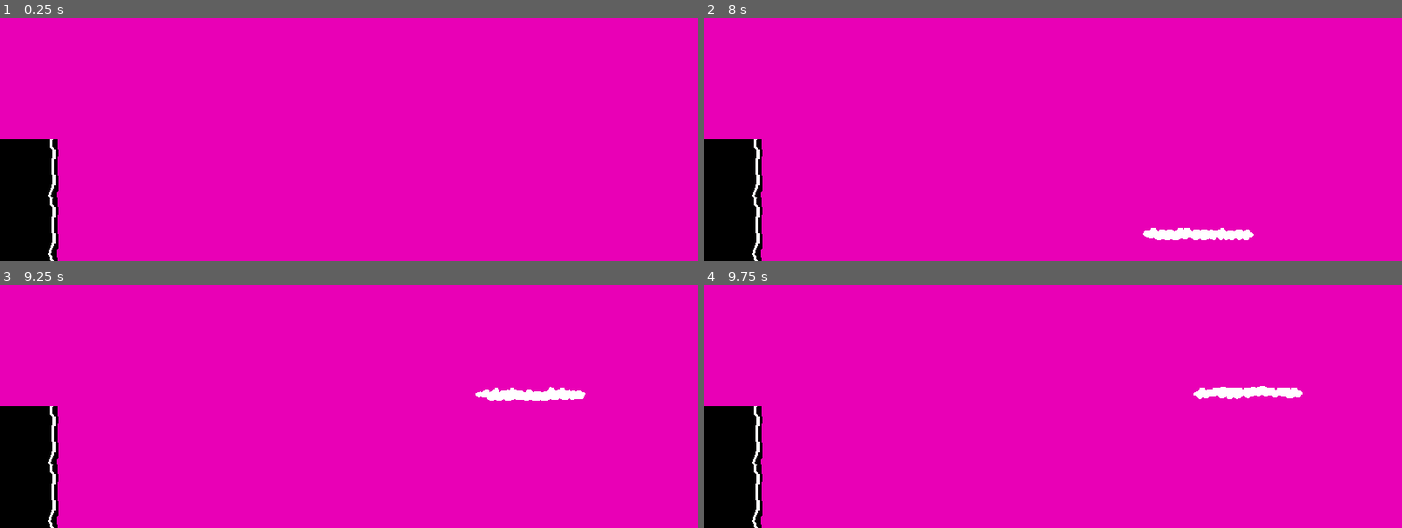
Above: before the commit, frames 1-4 (two rows, left to right).
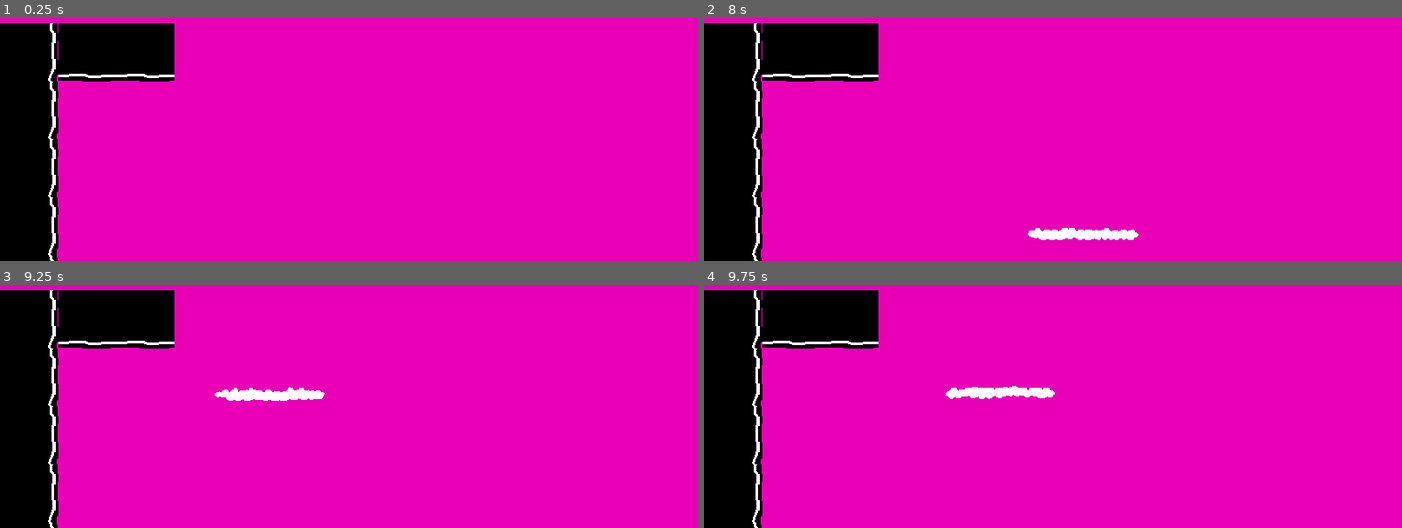
Above: after the commit, the same moments.

Repository: zombietfk/godot.games.bobs-platform-adventure
Game: Godot game, scene res://level/levels/caves/level_30.tscn
The game is run twice, just before and just after one commit, with the same random seed, the same clock (stepped at 60 frames per second) and the same inputs. This scene is started directly instead of the project's main scene.
Inputs:
- Up to frame 1 (0.25 s): no input
- Up to frame 2 (8 s): tap Enter (interaction) at 0.5, 2, 2.85, 3.5, 6.6 s; hold Space (jump) 0.53-1.28 s; hold Right (move_right) 0.53-2.03 s; tap Down (aim_down) at 1.35 s; tap Space (jump) at 1.52, 1.55, 1.82, 2.3, 2.75, 3.02, 3.05, 3.32, 3.77, 3.8, 4.07, 4.25, 4.35, 4.52, 4.82, 5.3, 6.02, 6.05, 6.32, 7.52, 7.55, 7.82 s; hold Left (move_left) 2.03-2.78 s; hold Up (aim_up) 2.03-2.78 s; hold Right (move_right) 2.78-4.28 s; hold H 3.53-4.28 s; hold Left (move_left) 4.28-5.03 s; hold Right (move_right) 5.03-5.78 s; hold Down (aim_down) 5.03-5.78 s; hold Left (move_left) 5.78-7.28 s; tap Up (aim_up) at 5.85 s; hold Space (jump) 6.53-7.28 s; hold Right (move_right) from 7.28 s (still down); tap H at 7.35 s
- Up to frame 3 (9.25 s): keep holding Right (move_right); hold Space (jump) 8.03-8.78 s; tap Down (aim_down) at 8.85 s; tap Space (jump) at 9.02, 9.05 s
- Up to frame 4 (9.75 s): tap Space (jump) at 9.32 s; release Right (move_right) at 9.53 s; hold Left (move_left) from 9.53 s (still down); hold Up (aim_up) from 9.53 s (still down)

The runs differ from the first frame. In frame 1, 7.9% of the frame differs, in the area x 0-25%, y 2-50%; in frame 2, 9.1%; in frame 3, 9.1%, in the area x 0-84%, y 2-50%; in frame 4, 9.1%.
Error in both runs: Invalid access to property or key 'player' on a base object of type 'Nil'. (res://level/level.gd:25)

Commit message:
Added the remaining states and logic for bear boss fight

Diff:
--- a/enemies/bosses/bear/bear.gd
+++ b/enemies/bosses/bear/bear.gd
@@ -1,7 +1,11 @@
 class_name Bear;
 extends CharacterBody2D;
 
+var is_beehived = false;
 var _knockback_strength = 600;
+
+@warning_ignore("unused_signal")
+signal on_hit_by_beehive();
 
 func _physics_process(_delta: float) -> void:
 	move_and_slide()
--- a/enemies/bosses/bear/bear.tscn
+++ b/enemies/bosses/bear/bear.tscn
@@ -6,6 +6,24 @@
 [ext_resource type="Script" uid="uid://reud4gw014r" path="res://enemies/bosses/bear/state_machine/states/idle_bear_state.gd" id="3_wk4eq"]
 [ext_resource type="Script" uid="uid://cb0piri4pxpp5" path="res://enemies/bosses/bear/state_machine/states/stage_one_bear_state.gd" id="4_5wfqs"]
 [ext_resource type="Script" uid="uid://dl3ymyiitrik3" path="res://enemies/bosses/bear/state_machine/states/stage_two_bear_state.gd" id="5_gdq1p"]
+[ext_resource type="PackedScene" uid="uid://0foley1yyksl" path="res://enemies/bosses/bear/beehive.tscn" id="6_fv0hc"]
+[ext_resource type="Script" uid="uid://bas42nixfc8ky" path="res://enemies/bosses/bear/state_machine/states/stage_three_bear_state.gd" id="7_1x621"]
+
+[sub_resource type="AtlasTexture" id="AtlasTexture_1x621"]
+atlas = ExtResource("3_5wfqs")
+region = Rect2(0, 384, 128, 128)
+
+[sub_resource type="AtlasTexture" id="AtlasTexture_mvxgs"]
+atlas = ExtResource("3_5wfqs")
+region = Rect2(128, 384, 128, 128)
+
+[sub_resource type="AtlasTexture" id="AtlasTexture_f5bll"]
+atlas = ExtResource("3_5wfqs")
+region = Rect2(256, 384, 128, 128)
+
+[sub_resource type="AtlasTexture" id="AtlasTexture_pcpk8"]
+atlas = ExtResource("3_5wfqs")
+region = Rect2(384, 384, 128, 128)
 
 [sub_resource type="AtlasTexture" id="AtlasTexture_sndsq"]
 atlas = ExtResource("3_5wfqs")
@@ -53,6 +71,29 @@
 
 [sub_resource type="SpriteFrames" id="SpriteFrames_6yvwj"]
 animations = [{
+"frames": [{
+"duration": 1.0,
+"texture": SubResource("AtlasTexture_1x621")
+}, {
+"duration": 1.0,
+"texture": SubResource("AtlasTexture_mvxgs")
+}, {
+"duration": 1.0,
+"texture": SubResource("AtlasTexture_f5bll")
+}, {
+"duration": 1.0,
+"texture": SubResource("AtlasTexture_pcpk8")
+}, {
+"duration": 1.0,
+"texture": SubResource("AtlasTexture_f5bll")
+}, {
+"duration": 1.0,
+"texture": SubResource("AtlasTexture_mvxgs")
+}],
+"loop": true,
+"name": &"beehived",
+"speed": 5.0
+}, {
 "frames": [{
 "duration": 1.0,
 "texture": SubResource("AtlasTexture_sndsq")
@@ -133,18 +174,23 @@
 
 [node name="Stage2State" type="Node" parent="StateMachine" node_paths=PackedStringArray("animated_sprite", "bear")]
 script = ExtResource("5_gdq1p")
-animated_sprite = NodePath("../../AnimatedSprite2D")
-bear = NodePath("../..")
-
-[node name="Stage3State" type="Node" parent="StateMachine"]
-
-[node name="Stage4State" type="Node" parent="StateMachine"]
+beehive_scene = ExtResource("6_fv0hc")
+animated_sprite = NodePath("../../AnimatedSprite2D")
+bear = NodePath("../..")
+
+[node name="Stage3State" type="Node" parent="StateMachine" node_paths=PackedStringArray("wallcheck_raycast", "animated_sprite", "bear")]
+script = ExtResource("7_1x621")
+wallcheck_raycast = NodePath("../../WallcheckRayCast2D")
+animated_sprite = NodePath("../../AnimatedSprite2D")
+bear = NodePath("../..")
 
 [node name="AnimatedSprite2D" type="AnimatedSprite2D" parent="."]
 position = Vector2(-8, 16)
 sprite_frames = SubResource("SpriteFrames_6yvwj")
-animation = &"running"
+animation = &"beehived"
 autoplay = "idle"
+frame = 3
+frame_progress = 0.59411687
 
 [node name="CollisionShape2D" type="CollisionShape2D" parent="."]
 position = Vector2(0, 8)
--- /dev/null
+++ b/enemies/bosses/bear/bee.gd
@@ -0,0 +1,45 @@
+class_name Bee;
+extends AbstractEnemy;
+
+@export var change_direction_time: float = 2.0;
+@export var travel_speed: float = 175;
+var _travel_direction: Vector2;
+var _brownian_variance: Vector2 = Vector2(0.01, 0.01);
+var _has_stung = false;
+
+func _ready() -> void:
+	_travel_direction = (
+		Main.instance.player.global_position - global_position
+	).normalized();
+
+# Called every frame. 'delta' is the elapsed time since the previous frame.
+func _process(delta: float) -> void:
+	var bee_to_player_vector = (
+		Main.instance.player.global_position - global_position
+	);
+	_travel_direction = lerp(
+		_travel_direction,
+		bee_to_player_vector.normalized(),
+		delta / change_direction_time,
+	) + Vector2(randf_range(
+		-_brownian_variance.x, _brownian_variance.x
+	), randf_range(
+		-_brownian_variance.y, _brownian_variance.y
+	));
+
+func _physics_process(delta: float) -> void:
+	if _has_stung:
+		rotation_degrees += 90 * delta;
+		velocity += get_gravity() * delta;
+	else:
+		velocity = _travel_direction * travel_speed;
+	move_and_slide();
+
+func _free_after_x_seconds(x: float)->void:
+	await get_tree().create_timer(x).timeout;
+	queue_free();
+
+func _on_player_enter_bee_attack_area(body: Node2D)->void:
+	if body is Player and !_has_stung:
+		body.damage(1, Vector2.ZERO, Vector2.ZERO, 0);
+		_has_stung = true;
--- /dev/null
+++ b/enemies/bosses/bear/bee.tscn
@@ -0,0 +1,41 @@
+[gd_scene load_steps=6 format=3 uid="uid://cgh3te1rg0qr2"]
+
+[ext_resource type="Texture2D" uid="uid://cwd4ddl4d4oy3" path="res://enemies/bosses/bear/bee_sprite.png" id="1_k25c4"]
+[ext_resource type="Script" uid="uid://cn7dm4lcticbi" path="res://enemies/bosses/bear/bee.gd" id="1_uk8xb"]
+
+[sub_resource type="CircleShape2D" id="CircleShape2D_a0nqb"]
+radius = 6.0
+
+[sub_resource type="AtlasTexture" id="AtlasTexture_wqvuy"]
+atlas = ExtResource("1_k25c4")
+region = Rect2(8, 8, 16, 16)
+
+[sub_resource type="SpriteFrames" id="SpriteFrames_35i14"]
+animations = [{
+"frames": [{
+"duration": 1.0,
+"texture": SubResource("AtlasTexture_wqvuy")
+}],
+"loop": true,
+"name": &"default",
+"speed": 5.0
+}]
+
+[node name="Bee" type="CharacterBody2D"]
+collision_layer = 0
+collision_mask = 0
+script = ExtResource("1_uk8xb")
+
+[node name="CollisionShape2D" type="CollisionShape2D" parent="."]
+shape = SubResource("CircleShape2D_a0nqb")
+
+[node name="AnimatedSprite2D" type="AnimatedSprite2D" parent="."]
+position = Vector2(-1, -1)
+sprite_frames = SubResource("SpriteFrames_35i14")
+
+[node name="Area2D" type="Area2D" parent="."]
+
+[node name="CollisionShape2D2" type="CollisionShape2D" parent="Area2D"]
+shape = SubResource("CircleShape2D_a0nqb")
+
+[connection signal="body_entered" from="Area2D" to="." method="_on_player_enter_bee_attack_area"]
--- /dev/null
+++ b/enemies/bosses/bear/beehive.gd
@@ -0,0 +1,58 @@
+class_name Beehive;
+extends CharacterBody2D
+
+@export var is_falling: bool = false;
+@export var falling_rotation_speed = 180;
+@export var spawn_bee_every_x_seconds: float = 5;
+@export var max_spawn_bees: int = 3;
+@export var bee_scene: PackedScene;
+var _bees_spawned = 0;
+var _c_spawn_bee_timer = 0;
+var _is_being_destroyed = false;
+
+signal on_destroy();
+
+func _ready() -> void:
+	pass;
+
+func _on_player_enter_area2D(body: Node2D) -> void:
+	if !is_falling and body is Player:
+		is_falling = true;
+
+func _on_boss_bear_area_enter(body: Node2D) -> void:
+	if is_falling and body is Bear:
+		body.on_hit_by_beehive.emit();
+		queue_free();
+
+func _process(delta: float) -> void:
+	_c_spawn_bee_timer += delta;
+	if _c_spawn_bee_timer > spawn_bee_every_x_seconds and _bees_spawned < max_spawn_bees:
+		_c_spawn_bee_timer = 0;
+		var bee: Bee = bee_scene.instantiate();
+		on_destroy.connect(bee.gib_and_kill);
+		bee.on_death.connect(_reduce_bees_spawned_counter);
+		bee.global_position = global_position;
+		Main.instance.level_instance.add_child(bee);
+		_bees_spawned += 1;
+	if is_falling and is_on_floor():
+		is_falling = false;
+		_free_after_x_seconds(2.0);
+
+func _physics_process(delta: float) -> void:
+	if is_falling:
+		velocity += get_gravity() * 0.1 * delta;
+		rotation_degrees += falling_rotation_speed * delta;
+	move_and_slide()
+
+func _reduce_bees_spawned_counter()->void:
+	_bees_spawned -= 1;
+
+func _free_after_x_seconds(x: float)->void:
+	if _is_being_destroyed:
+		return;
+	_is_being_destroyed = true;
+	falling_rotation_speed = 0;
+	modulate = Color(1.0,1.0,1.0,0.5);
+	await get_tree().create_timer(x).timeout;
+	on_destroy.emit();
+	queue_free();
--- /dev/null
+++ b/enemies/bosses/bear/beehive.tscn
@@ -0,0 +1,108 @@
+[gd_scene load_steps=12 format=3 uid="uid://0foley1yyksl"]
+
+[ext_resource type="Script" uid="uid://bhgfkv22i54w5" path="res://enemies/bosses/bear/beehive.gd" id="1_0pror"]
+[ext_resource type="Texture2D" uid="uid://cmd2ax2r42536" path="res://enemies/bosses/bear/beehive_spritesheet.png" id="1_nowwx"]
+[ext_resource type="PackedScene" uid="uid://cgh3te1rg0qr2" path="res://enemies/bosses/bear/bee.tscn" id="2_0dlvn"]
+
+[sub_resource type="AtlasTexture" id="AtlasTexture_6yvwj"]
+atlas = ExtResource("1_nowwx")
+region = Rect2(0, 0, 32, 48)
+
+[sub_resource type="AtlasTexture" id="AtlasTexture_a0nqb"]
+atlas = ExtResource("1_nowwx")
+region = Rect2(32, 0, 32, 48)
+
+[sub_resource type="AtlasTexture" id="AtlasTexture_1i6tr"]
+atlas = ExtResource("1_nowwx")
+region = Rect2(64, 0, 32, 48)
+
+[sub_resource type="SpriteFrames" id="SpriteFrames_wqvuy"]
+animations = [{
+"frames": [{
+"duration": 1.0,
+"texture": SubResource("AtlasTexture_6yvwj")
+}, {
+"duration": 1.0,
+"texture": SubResource("AtlasTexture_a0nqb")
+}, {
+"duration": 1.0,
+"texture": SubResource("AtlasTexture_1i6tr")
+}],
+"loop": true,
+"name": &"default",
+"speed": 5.0
+}]
+
+[sub_resource type="CircleShape2D" id="CircleShape2D_35i14"]
+radius = 14.0
+
+[sub_resource type="Animation" id="Animation_0pror"]
+resource_name = "sway"
+length = 5.0
+loop_mode = 1
+tracks/0/type = "value"
+tracks/0/imported = false
+tracks/0/enabled = true
+tracks/0/path = NodePath("AnimatedSprite2D:rotation")
+tracks/0/interp = 1
+tracks/0/loop_wrap = true
+tracks/0/keys = {
+"times": PackedFloat32Array(0, 0.1, 0.2, 0.3, 0.43333334, 0.56666666, 0.7, 0.9, 1.1, 1.3333334),
+"transitions": PackedFloat32Array(1, 1, 1, 1, 1, 1, 1, 1, 1, 1),
+"update": 0,
+"values": [0.0, -0.2617993877991494, 0.2617993877991494, -0.2617993877991494, 0.2617993877991494, -0.2617993877991494, 0.2617993877991494, -0.2617993877991494, 0.2617993877991494, 0.0]
+}
+
+[sub_resource type="Animation" id="Animation_0dlvn"]
+length = 0.001
+tracks/0/type = "value"
+tracks/0/imported = false
+tracks/0/enabled = true
+tracks/0/path = NodePath("AnimatedSprite2D:rotation")
+tracks/0/interp = 1
+tracks/0/loop_wrap = true
+tracks/0/keys = {
+"times": PackedFloat32Array(0),
+"transitions": PackedFloat32Array(1),
+"update": 0,
+"values": [0.0]
+}
+
+[sub_resource type="AnimationLibrary" id="AnimationLibrary_0dlvn"]
+_data = {
+&"RESET": SubResource("Animation_0dlvn"),
+&"sway": SubResource("Animation_0pror")
+}
+
+[node name="Beehive" type="CharacterBody2D"]
+z_index = -1
+collision_layer = 0
+collision_mask = 64
+script = ExtResource("1_0pror")
+bee_scene = ExtResource("2_0dlvn")
+
+[node name="AnimatedSprite2D" type="AnimatedSprite2D" parent="."]
+sprite_frames = SubResource("SpriteFrames_wqvuy")
+autoplay = "default"
+frame_progress = 0.19771004
+
+[node name="CollisionShape2D" type="CollisionShape2D" parent="."]
+position = Vector2(0, 7)
+shape = SubResource("CircleShape2D_35i14")
+
+[node name="Area2D" type="Area2D" parent="."]
+collision_layer = 0
+collision_mask = 3
+
+[node name="CollisionShape2D" type="CollisionShape2D" parent="Area2D"]
+position = Vector2(0, 7)
+shape = SubResource("CircleShape2D_35i14")
+
+[node name="AnimationPlayer" type="AnimationPlayer" parent="."]
+libraries = {
+&"": SubResource("AnimationLibrary_0dlvn")
+}
+autoplay = "sway"
+
+[connection signal="body_entered" from="Area2D" to="." method="_on_player_enter_area2D"]
+[connection signal="body_entered" from="Area2D" to="." method="_on_boss_bear_area_enter"]
--- /dev/null
+++ b/enemies/bosses/bear/beehive_on_track.tscn
@@ -0,0 +1,24 @@
+[gd_scene load_steps=4 format=3 uid="uid://1imiby0dqakp"]
+
+[ext_resource type="PackedScene" uid="uid://0foley1yyksl" path="res://enemies/bosses/bear/beehive.tscn" id="1_tx05l"]
+[ext_resource type="Script" uid="uid://cwv6f5eaqt8it" path="res://objects/abstract/follow_path_cyclical/follow_path.gd" id="2_cvpbl"]
+
+[sub_resource type="Curve2D" id="Curve2D_6cyqf"]
+_data = {
+"points": PackedVector2Array(0, 0, 0, 0, 0, 0, 0, 0, 0, 0, 0, 48)
+}
+point_count = 2
+
+[node name="BeehiveOnTrack" type="Node2D"]
+
+[node name="Path2DLinear" type="Path2D" parent="."]
+curve = SubResource("Curve2D_6cyqf")
+script = ExtResource("2_cvpbl")
+speed = 25.0
+metadata/_custom_type_script = "uid://cwv6f5eaqt8it"
+
+[node name="PathFollow2D" type="PathFollow2D" parent="Path2DLinear"]
+rotates = false
+loop = false
+
+[node name="Beehive" parent="Path2DLinear/PathFollow2D" instance=ExtResource("1_tx05l")]
--- /dev/null
+++ b/enemies/bosses/bear/state_machine/states/abstract_running_around_bear_state.gd
@@ -0,0 +1,57 @@
+@abstract
+class_name AbstractRunningAroundBearState;
+extends AbstractBearState;
+
+@export var wallcheck_raycast: RayCast2D;
+@export var move_acceleration_sqr = 0.01;
+@export var jump_timer_range: Vector2 = Vector2(0.6, 1.2);
+var _move_acceleration = 0.1;
+var _direction: int = 1;
+var _is_running = false;
+var _wait_time_before_run: float = 1.0;
+var _running_impetus: Vector2;
+var _jump_impetus: Vector2;
+var _jump_strength: float = -2700;
+var _max_running_impetus: Vector2 = Vector2(400, 0);
+
+func enter(_from: AbstractState)->void:
+	animated_sprite.animation = "forward";
+	_wait_then_run();
+
+func exit(_to: AbstractState)->void:
+	animated_sprite.animation = "forward";
+
+func process(_delta: float)->void:
+	if wallcheck_raycast.is_colliding() and _is_running:
+		_change_direction();
+		_wait_then_run();
+
+func physics_process(delta: float)->void:
+	if _is_running:
+		_move_acceleration += move_acceleration_sqr;
+		_running_impetus += _direction * _move_acceleration * Vector2.RIGHT;
+		_running_impetus = _running_impetus.clamp(
+			-_max_running_impetus,
+			_max_running_impetus
+		);
+	else:
+		_running_impetus = Vector2.ZERO;
+	bear.velocity = _jump_impetus + _running_impetus + bear.get_gravity();
+	_jump_impetus = _jump_impetus * (1 - delta);
+
+func _change_direction()->void:
+	bear.scale.x = -bear.scale.x;
+	_direction = -_direction;
+
+func _wait_then_run()->void:
+	_move_acceleration = move_acceleration_sqr;
+	animated_sprite.animation = "idle";
+	_is_running = false;
+	await get_tree().create_timer(_wait_time_before_run).timeout;
+	animated_sprite.animation = "running";
+	_is_running = true;
+	await _jump_after(randf_range(jump_timer_range.x, jump_timer_range.y));
+
+func _jump_after(t: float)->void:
+	await get_tree().create_timer(t).timeout;
+	_jump_impetus.y = _jump_strength;
--- a/enemies/bosses/bear/state_machine/states/stage_one_bear_state.gd
+++ b/enemies/bosses/bear/state_machine/states/stage_one_bear_state.gd
@@ -1,26 +1,8 @@
-class_name StateOneBearState;
-extends AbstractBearState;
+class_name StageOneBearState;
+extends AbstractRunningAroundBearState;
 
-@export var wallcheck_raycast: RayCast2D;
-@export var move_acceleration_sqr = 0.01;
-@export var jump_timer_range: Vector2 = Vector2(0.6, 1.2);
-var _move_acceleration = 0.1;
-var _direction: int = 1;
-var _is_running = false;
-var _wait_time_before_run: float = 1.0;
-var _running_impetus: Vector2;
-var _jump_impetus: Vector2;
-var _jump_strength: float = -2700;
-var _max_running_impetus: Vector2 = Vector2(400, 0);
 var _passes_to_make = 1;
 var _passes_made = 0;
-
-func enter(_from: AbstractState)->void:
-	animated_sprite.animation = "forward";
-	_wait_then_run();
-
-func exit(_to: AbstractState)->void:
-	animated_sprite.animation = "forward";
 
 func process(_delta: float)->void:
 	if wallcheck_raycast.is_colliding() and _is_running:
@@ -29,33 +11,3 @@
 			transition.emit("Stage2State");
 		_change_direction();
 		_wait_then_run();
-
-func physics_process(delta: float)->void:
-	if _is_running:
-		_move_acceleration += move_acceleration_sqr;
-		_running_impetus += _direction * _move_acceleration * Vector2.RIGHT;
-		_running_impetus = _running_impetus.clamp(
-			-_max_running_impetus,
-			_max_running_impetus
-		);
-	else:
-		_running_impetus = Vector2.ZERO;
-	bear.velocity = _jump_impetus + _running_impetus + bear.get_gravity();
-	_jump_impetus = _jump_impetus * (1 - delta);
-
-func _change_direction()->void:
-	bear.scale.x = -bear.scale.x;
-	_direction = -_direction;
-
-func _wait_then_run()->void:
-	_move_acceleration = move_acceleration_sqr;
-	animated_sprite.animation = "idle";
-	_is_running = false;
-	await get_tree().create_timer(_wait_time_before_run).timeout;
-	animated_sprite.animation = "running";
-	_is_running = true;
-	await _jump_after(randf_range(jump_timer_range.x, jump_timer_range.y));
-
-func _jump_after(t: float)->void:
-	await get_tree().create_timer(t).timeout;
-	_jump_impetus.y = _jump_strength;
--- /dev/null
+++ b/enemies/bosses/bear/state_machine/states/stage_three_bear_state.gd
@@ -0,0 +1,41 @@
+class_name StageThreeBearState;
+extends AbstractRunningAroundBearState;
+
+@export var beehived_move_speed: float = 450.0;
+@export var rage_duration = 10;
+@export var cloud_platform: CloudPlatform;
+var _c_rage_duration = 0;
+
+func _ready()->void:
+	_max_running_impetus = Vector2(200, 0);
+
+func enter(from: AbstractState)->void:
+	super.enter(from);
+	bear.on_hit_by_beehive.connect(_hit_by_beehive);
+
+func exit(to: AbstractState)->void:
+	super.exit(to);
+	bear.on_hit_by_beehive.disconnect(_hit_by_beehive);
+
+func process(delta: float)->void:
+	if !bear.is_beehived:
+		super.process(delta);
+	elif bear.is_beehived:
+		_c_rage_duration += delta;
+		if _c_rage_duration > rage_duration:
+			_c_rage_duration = 0;
+			bear.is_beehived = false;
+			transition.emit("Stage1State");
+		if wallcheck_raycast.is_colliding() and _is_running:
+			_change_direction();
+
+func physics_process(delta: float)->void:
+	if !bear.is_beehived:
+		super.physics_process(delta);
+	else:
+		bear.velocity = _direction * beehived_move_speed * Vector2.RIGHT;
+
+func _hit_by_beehive()->void:
+	cloud_platform.disable();
+	bear.is_beehived = true;
+	animated_sprite.animation = "beehived";
--- a/enemies/bosses/bear/state_machine/states/stage_two_bear_state.gd
+++ b/enemies/bosses/bear/state_machine/states/stage_two_bear_state.gd
@@ -1,25 +1,37 @@
-class_name StateTwoBearState;
+class_name StageTwoBearState;
 extends AbstractBearState;
 
 @export var middle_stage_marker: Marker2D;
 @export var time: float = 2.0;
 @export var cloud_platform: CloudPlatform;
+@export var beehive_scene: PackedScene;
+@export var beehive_spawn_points: Array[Marker2D];
+var _already_used_spawn_point: Array[Marker2D];
 var _move_speed = 75;
 var _min_distance_to_marker = 8;
-var _jump_strength = -2500;
+var _jump_strength = -600;
+var _jump_count = 0;
+var _c_time = 0;
 
 func enter(_from: AbstractState)->void:
 	cloud_platform.enable();
 	animated_sprite.animation = "running";
+	_already_used_spawn_point.clear();
+	_jump_count = 0;
+	_c_time = 0;
 
 func exit(_to: AbstractState)->void:
 	pass;
 
-func process(_delta: float)->void:
-	pass;
+func process(delta: float)->void:
+	var x_distance_to_marker = middle_stage_marker.global_position.x - bear.global_position.x;
+	if abs(x_distance_to_marker) < _min_distance_to_marker:
+		_c_time += delta;
+	if _c_time > time and bear.is_on_floor():
+		animated_sprite.animation = "idle";
+		transition.emit("Stage3State");
 
 func physics_process(delta: float)->void:
-	#print(bear.velocity);
 	var x_distance_to_marker = middle_stage_marker.global_position.x - bear.global_position.x;
 	if abs(x_distance_to_marker) > _min_distance_to_marker:
 		animated_sprite.animation = "running";
@@ -31,12 +43,20 @@
 		bear.global_position.x = middle_stage_marker.global_position.x;
 		animated_sprite.animation = "forward";
 		if bear.is_on_floor():
-			print(bear.velocity);
-			bear.velocity.y = -500;
-			print('Bear Jump');
-			_summon_beehive();
+			if _jump_count == 1:
+				_summon_beehive();
+			bear.velocity.y = _jump_strength;
+			_jump_count += 1;
 	bear.velocity += bear.get_gravity() * delta;
 
 func _summon_beehive()->void:
-	print('Summon Beehive')
-	pass;
+	if !bear.is_beehived:
+		var pathed_beehive: Node2D = beehive_scene.instantiate();
+		var spawn_point = beehive_spawn_points.pick_random();
+		while _already_used_spawn_point.has(spawn_point):
+			spawn_point = beehive_spawn_points.pick_random();
+		_already_used_spawn_point.append(spawn_point);
+		pathed_beehive.global_position = beehive_spawn_points.pick_random().global_position;
+		Main.instance.level_instance.add_child(pathed_beehive);
+		var beehive: Beehive = pathed_beehive.find_child("Beehive");
+		beehive.on_destroy.connect(_summon_beehive);
--- a/level/levels/caves/level_30.tscn
+++ b/level/levels/caves/level_30.tscn
@@ -1,10 +1,11 @@
-[gd_scene load_steps=9 format=4 uid="uid://biqdhyqxc8ik4"]
+[gd_scene load_steps=10 format=4 uid="uid://biqdhyqxc8ik4"]
 
 [ext_resource type="Script" uid="uid://qkyrpvk420dw" path="res://level/level.gd" id="1_6yvwj"]
 [ext_resource type="TileSet" uid="uid://c5nfl1oinj88m" path="res://level/level_tileset.tres" id="2_a0nqb"]
 [ext_resource type="TileSet" uid="uid://dpa3di8xng37r" path="res://level/level_tileset_mini.tres" id="3_1i6tr"]
 [ext_resource type="PackedScene" uid="uid://bxjr0uwo0iqbk" path="res://objects/abstract/teleport_to_level_zone/teleport_to_level_zone.tscn" id="4_wqvuy"]
 [ext_resource type="PackedScene" uid="uid://cnpqchhe7urre" path="res://enemies/bosses/bear/bear.tscn" id="5_sndsq"]
+[ext_resource type="PackedScene" uid="uid://1imiby0dqakp" path="res://enemies/bosses/bear/beehive_on_track.tscn" id="6_6yvwj"]
 [ext_resource type="Script" uid="uid://cun18auwrqa22" path="res://objects/abstract/follow_path_cyclical/follow_path_cyclical.gd" id="6_i0nrg"]
 [ext_resource type="PackedScene" uid="uid://b2lfscx2oorkx" path="res://level/platforms/cloud/cloud_platform.tscn" id="7_uv71f"]
 
@@ -16,7 +17,7 @@
 
 [node name="Level_30" type="Node2D" node_paths=PackedStringArray("spawn_locations")]
 script = ExtResource("1_6yvwj")
-level_binding_box = Rect2(0, 384, 1024, 768)
+level_binding_box = Rect2(0, 256, 1024, 768)
 spawn_locations = [NodePath("EntrySpawnPoint"), NodePath("ReturnSpawnPoint")]
 
 [node name="EntrySpawnPoint" type="Marker2D" parent="."]
@@ -38,7 +39,7 @@
 
 [node name="Level" type="TileMapLayer" parent="."]
 position = Vector2(0, -192)
-tile_map_data = PackedByteArray("AAAAAAkAAgADAAIAAAAAAAoAAgA …(320 unchanged characters)… FAAQAAAANAAwAAgAFAAMAAAANAA0AAgAFAAQAAAA=")
+tile_map_data = PackedByteArray("AAAAAAkAAgADAAIAAAAAAAoAAgA …(320 unchanged characters)… FAAQAAAANAAwAAgAFAAMAAAANAA0AAgAFAAQAAAAAAAcAAgADAAIAAAAAAAgAAgADAAIAAAAPAAcAAgABAAIAAAAPAAgAAgABAAIAAAABAAcAAgACAAMAAAACAAcAAgACAAMAAAANAAcAAgACAAMAAAAOAAcAAgACAAMAAAA=")
 tile_set = ExtResource("2_a0nqb")
 
 [node name="MiniLevel" type="TileMapLayer" parent="Level"]
@@ -47,8 +48,13 @@
 [node name="Bear" parent="." instance=ExtResource("5_sndsq")]
 position = Vector2(512, 640)
 
-[node name="Stage2State" parent="Bear/StateMachine" index="2" node_paths=PackedStringArray("middle_stage_marker", "cloud_platform")]
+[node name="Stage2State" parent="Bear/StateMachine" index="2" node_paths=PackedStringArray("middle_stage_marker", "cloud_platform", "beehive_spawn_points")]
 middle_stage_marker = NodePath("../../../Marker2D")
+cloud_platform = NodePath("../../../Path2D/PathFollow2D/CloudPlatform")
+beehive_scene = ExtResource("6_6yvwj")
+beehive_spawn_points = [NodePath("../../../BeehiveSpawnPoints/Marker2D2"), NodePath("../../../BeehiveSpawnPoints/Marker2D3"), NodePath("../../../BeehiveSpawnPoints/Marker2D4"), NodePath("../../../BeehiveSpawnPoints/Marker2D5"), NodePath("../../../BeehiveSpawnPoints/Marker2D6"), NodePath("../../../BeehiveSpawnPoints/Marker2D7"), NodePath("../../../BeehiveSpawnPoints/Marker2D8"), NodePath("../../../BeehiveSpawnPoints/Marker2D9"), NodePath("../../../BeehiveSpawnPoints/Marker2D10"), NodePath("../../../BeehiveSpawnPoints/Marker2D11")]
+
+[node name="Stage3State" parent="Bear/StateMachine" index="3" node_paths=PackedStringArray("cloud_platform")]
 cloud_platform = NodePath("../../../Path2D/PathFollow2D/CloudPlatform")
 
 [node name="Marker2D" type="Marker2D" parent="."]
@@ -58,7 +64,7 @@
 position = Vector2(288, 496)
 curve = SubResource("Curve2D_6yvwj")
 script = ExtResource("6_i0nrg")
-speed = 32.0
+speed = 96.0
 
 [node name="PathFollow2D" type="PathFollow2D" parent="Path2D"]
 rotation = 3.1415927
@@ -73,6 +79,38 @@
 start_disabled = true
 bounce_timer = 1.0
 
+[node name="BeehiveSpawnPoints" type="Node2D" parent="."]
+position = Vector2(224, 224)
+
+[node name="Marker2D2" type="Marker2D" parent="BeehiveSpawnPoints"]
+
+[node name="Marker2D3" type="Marker2D" parent="BeehiveSpawnPoints"]
+position = Vector2(64, 0)
+
+[node name="Marker2D4" type="Marker2D" parent="BeehiveSpawnPoints"]
+position = Vector2(128, 0)
+
+[node name="Marker2D5" type="Marker2D" parent="BeehiveSpawnPoints"]
+position = Vector2(192, 0)
+
+[node name="Marker2D6" type="Marker2D" parent="BeehiveSpawnPoints"]
+position = Vector2(256, 0)
+
+[node name="Marker2D7" type="Marker2D" parent="BeehiveSpawnPoints"]
+position = Vector2(320, 0)
+
+[node name="Marker2D8" type="Marker2D" parent="BeehiveSpawnPoints"]
+position = Vector2(384, 0)
+
+[node name="Marker2D9" type="Marker2D" parent="BeehiveSpawnPoints"]
+position = Vector2(448, 0)
+
+[node name="Marker2D10" type="Marker2D" parent="BeehiveSpawnPoints"]
+position = Vector2(512, 0)
+
+[node name="Marker2D11" type="Marker2D" parent="BeehiveSpawnPoints"]
+position = Vector2(576, 0)
+
 [connection signal="ready" from="." to="." method="_on_ready"]
 
 [editable path="Bear"]
Not shown: 1 places in enemies/bosses/bear/bear.tscn that only renumber resources
Not shown, added: enemies/bosses/bear/bee.gd.uid
Not shown, added: enemies/bosses/bear/beehive.gd.uid
Not shown, added: enemies/bosses/bear/state_machine/states/abstract_running_around_bear_state.gd.uid
Not shown, added: enemies/bosses/bear/state_machine/states/stage_three_bear_state.gd.uid
